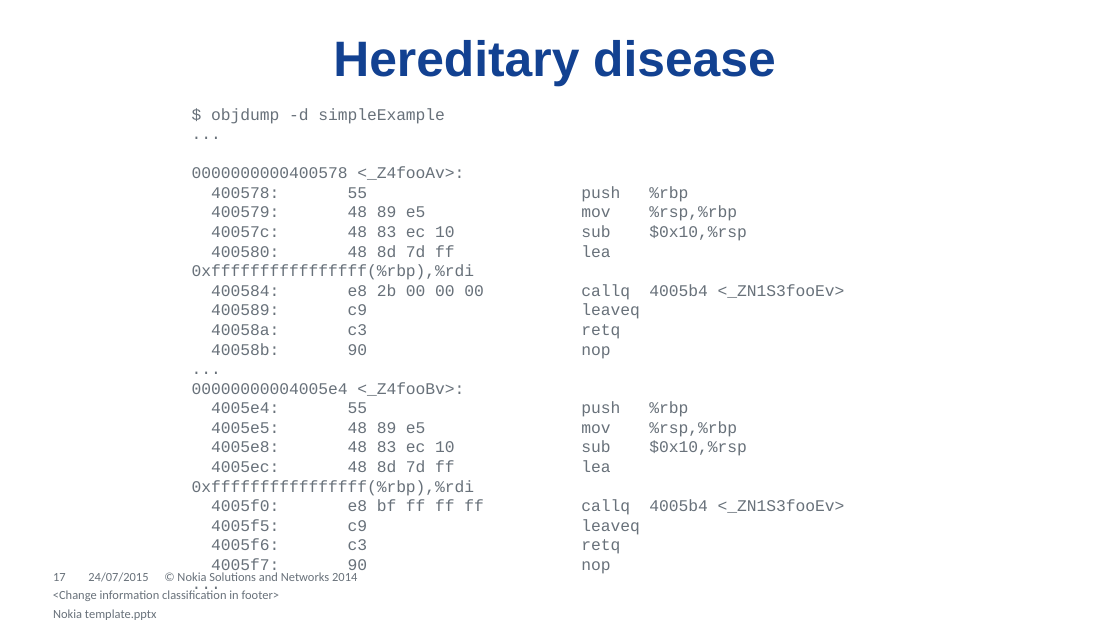
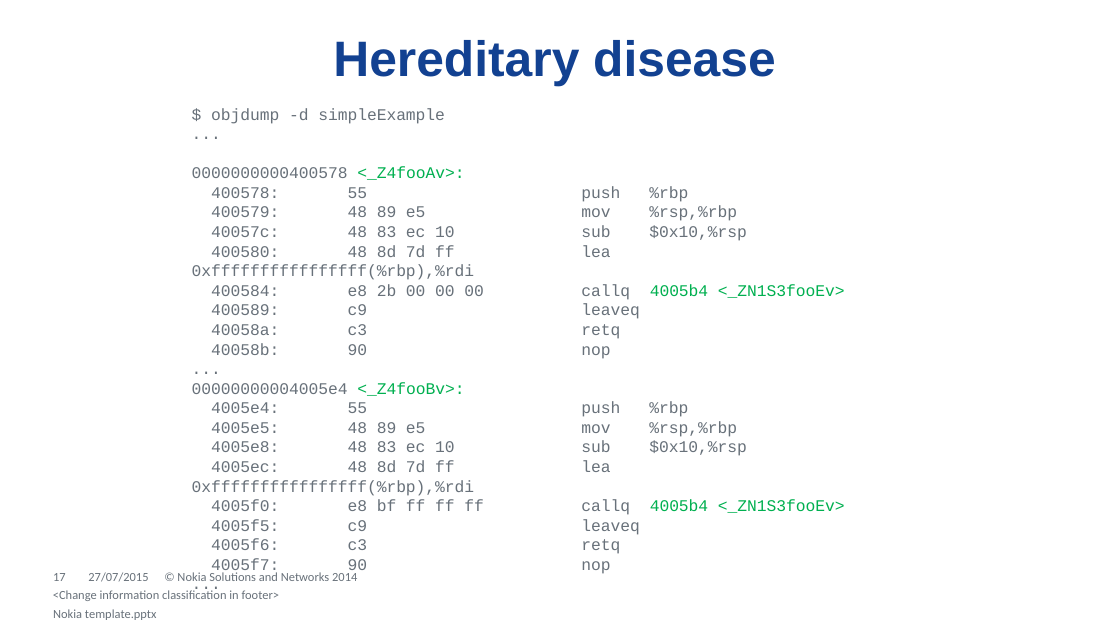
Before and after one commit to dendibakh/Linker, a slide deck: slide 17 of Diving into C++ linker.pptx. Drawn at 1120x630 pixels with LibreOffice and Linux fonts; fonts in the diff are those of the drawing; background and template pictures are left out. Boxes give left, top, right and bottom in pixels: in the first picture for what was removed or moved away, otherwise in the second. Text is boxed around its words. In the diff, an @@ line names an element or a change of style, - is before the commit and + after.

```diff
--- a/Diving into C++ linker.pptx
+++ b/Diving into C++ linker.pptx
@@ text at [192, 166, 845, 511]: text colour #68717A to #00B050 in "<_Z4fooAv>:", "4005b4 <_ZN1S3fooEv>", "<_Z4fooBv>:", "4005b4 <_ZN1S3fooEv>" @@
@@ text at [88, 572, 148, 582]: text changed @@
-24/07/2015
+27/07/2015
```
Also in this commit, not shown: 49 other slides changed, 5 slides added.
